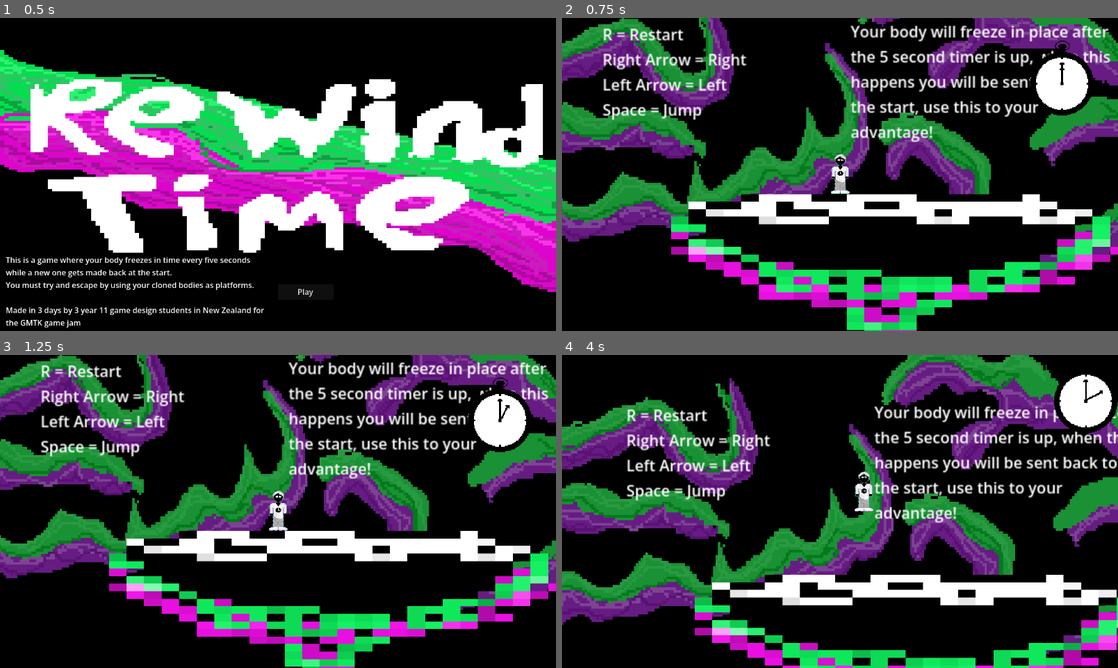
Above: before the commit, frames 1-4 (two rows, left to right).
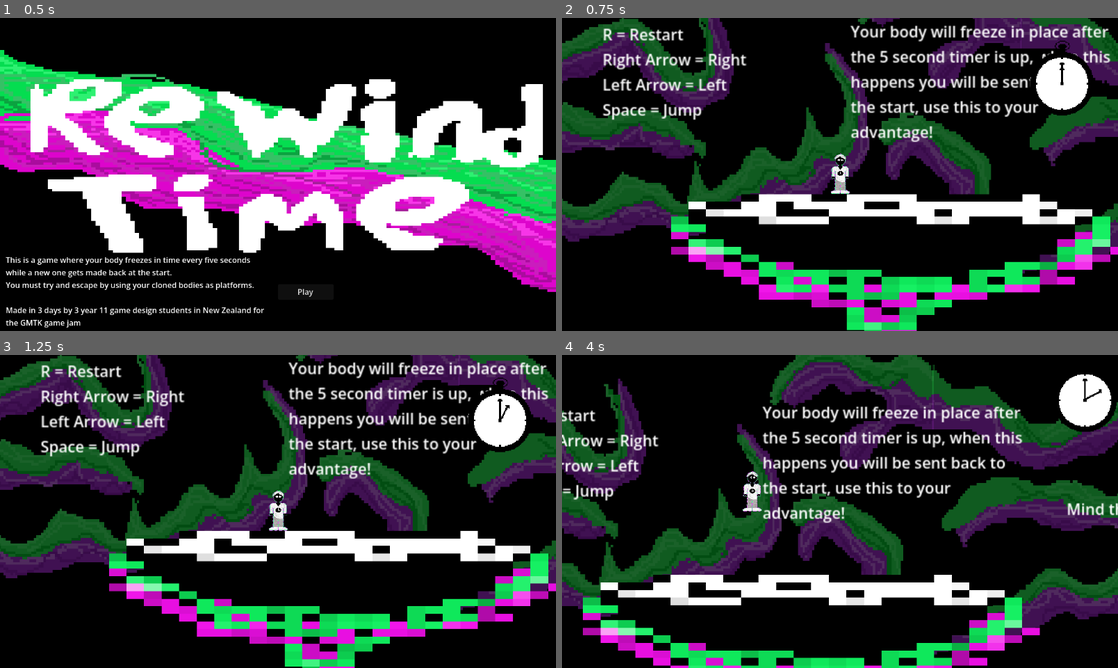
Above: after the commit, the same moments.

Repository: 24206BHS/rewind-time
Game: Godot game, scene res://Title screen.tscn
The game is run twice, just before and just after one commit, with the same random seed, the same clock (stepped at 60 frames per second) and the same inputs. The engine's default icon, where the game draws it, is replaced by a stand-in: a white triangle on a blue panel in a dark square.
Inputs:
- Up to frame 1 (0.5 s): no input
- Up to frame 2 (0.75 s): click "Play" at 0.5 s
- Up to frame 3 (1.25 s): no input
- Up to frame 4 (4 s): tap Enter (ui_accept) at 1.25, 1.52, 2.27, 3.77 s; hold Right (ui_right) 1.28-2.78 s; hold Left (ui_left) 2.78-3.53 s; hold Right (ui_right) from 3.53 s (still down)

Frame 1 is identical in both runs. In frame 2, 23% of the frame differs, in the area x 0-100%, y 0-82%; in frame 3, 23%; in frame 4, 62%, in the area x 0-100%, y 0-100%.

Commit message:
Finished

Diff:
--- a/Checkpoint.tscn
+++ b/Checkpoint.tscn
@@ -4,7 +4,7 @@
 [ext_resource type="Texture2D" uid="uid://box4tbgqm1lr2" path="res://Checkpoint.png" id="2_j5qqt"]
 
 [sub_resource type="RectangleShape2D" id="RectangleShape2D_0b4ue"]
-size = Vector2(98.65817, 139.0664)
+size = Vector2(50, 139.066)
 
 [node name="Area2D" type="Area2D" unique_id=1040965078]
 scale = Vector2(0.75, 0.75)
--- a/Scripts/level.gd
+++ b/Scripts/level.gd
@@ -14,11 +14,10 @@
 	child.position = CheckpointManager.active_checkpoint_position
 	add_child(child)
 	var cur = get_tree().get_nodes_in_group("Playing")[0]
-	var prevPos = cur.get_node("Camera").position
-	cur.get_node("Camera").reparent(child, false)
-	child.get_node("Camera").position = prevPos
+	var prevPos = cur.get_node("Camera").global_position
+	cur.get_node("Camera").reparent(child)
 	var tween = create_tween()
-	tween.tween_property(child.get_node("Camera"), "position", Vector2.ZERO, 0.2)
+	tween.tween_property(child.get_node("Camera"), "global_position", child.global_position, 0.5).from(prevPos)
 	cur.remove_from_group("Playing")
 	child.add_to_group("Playing")
 
@@ -29,3 +28,7 @@
 func _on_timer_timeout() -> void:
 	reset_player.emit()
 	$AudioStreamPlayer2.play()
+
+func _on_portal_body_entered(body: Node2D) -> void:
+	if body.is_in_group("Playing"):
+		get_tree().change_scene_to_file("res://Win.tscn")
--- a/Scripts/stop_watch.gd
+++ b/Scripts/stop_watch.gd
@@ -10,7 +10,6 @@
 	get_parent().get_node("Checkpoint2").reset_stopwatch.connect(on_reset_timer)
 	get_parent().get_node("Checkpoint3").reset_stopwatch.connect(on_reset_timer)
 	get_parent().get_node("Checkpoint4").reset_stopwatch.connect(on_reset_timer)
-	get_parent().get_node("Checkpoint5").reset_stopwatch.connect(on_reset_timer)
 
 	# Wait 1 frame so the Player node can finish loading into the group
 	await get_tree().process_frame
--- /dev/null
+++ b/Win.tscn
@@ -0,0 +1,79 @@
+[gd_scene format=3 uid="uid://cbv8uhmq3ee82"]
+
+[ext_resource type="Texture2D" uid="uid://cmtkhudas3yqd" path="res://Resources/Background (1).png" id="1_8sw8u"]
+[ext_resource type="Script" uid="uid://e2efw607nuue" path="res://win.gd" id="1_co8qc"]
+
+[node name="Win" type="Node2D" unique_id=418212859]
+script = ExtResource("1_co8qc")
+
+[node name="Background(1)2" type="Sprite2D" parent="." unique_id=1994216831]
+modulate = Color(0.627451, 0.627451, 0.627451, 0.6313726)
+texture_filter = 1
+scale = Vector2(4.5, 4.5)
+texture = ExtResource("1_8sw8u")
+centered = false
+offset = Vector2(0, 8)
+
+[node name="Control" type="Control" parent="." unique_id=2050245073]
+layout_mode = 3
+anchors_preset = 15
+anchor_right = 1.0
+anchor_bottom = 1.0
+offset_right = 1152.0
+offset_bottom = 648.0
+grow_horizontal = 2
+grow_vertical = 2
+
+[node name="Label" type="Label" parent="Control" unique_id=1426695796]
+layout_mode = 1
+anchors_preset = -1
+anchor_left = 0.5
+anchor_top = 0.4
+anchor_right = 0.5
+anchor_bottom = 0.4
+grow_horizontal = 2
+grow_vertical = 2
+theme_override_colors/font_outline_color = Color(0, 0, 0, 1)
+theme_override_constants/outline_size = 16
+theme_override_font_sizes/font_size = 96
+text = "You win!"
+horizontal_alignment = 1
+vertical_alignment = 1
+
+[node name="Label2" type="Label" parent="Control" unique_id=2086586184]
+layout_mode = 1
+anchors_preset = -1
+anchor_left = 0.5
+anchor_top = 0.6
+anchor_right = 0.5
+anchor_bottom = 0.6
+offset_left = -196.5
+offset_top = -66.0
+offset_right = 196.5
+offset_bottom = 66.0
+grow_horizontal = 2
+grow_vertical = 2
+theme_override_colors/font_outline_color = Color(0, 0, 0, 1)
+theme_override_constants/outline_size = 8
+theme_override_font_sizes/font_size = 32
+text = "Thank you for playing our game jam game"
+horizontal_alignment = 1
+vertical_alignment = 1
+autowrap_mode = 3
+
+[node name="Button" type="Button" parent="Control" unique_id=1468336231]
+layout_mode = 1
+anchors_preset = -1
+anchor_left = 0.5
+anchor_top = 0.75
+anchor_right = 0.5
+anchor_bottom = 0.75
+offset_left = -87.0
+offset_top = -15.5
+offset_right = 87.0
+offset_bottom = 15.5
+grow_horizontal = 2
+grow_vertical = 2
+text = "Return to main menu"
+
+[connection signal="pressed" from="Control/Button" to="." method="_on_button_pressed"]
--- a/level.tscn
+++ b/level.tscn
@@ -8,6 +8,7 @@
 [ext_resource type="PackedScene" uid="uid://bwyx5h2mw503d" path="res://Die.tscn" id="6_1ainy"]
 [ext_resource type="PackedScene" uid="uid://834sogx45dmq" path="res://Checkpoint.tscn" id="6_n6hdu"]
 [ext_resource type="AudioStream" uid="uid://bt1q2bae81x0l" path="res://Music/5121699674193920 (1).wav" id="7_n6hdu"]
+[ext_resource type="Texture2D" uid="uid://che5x2ujttmxv" path="res://Resources/icon.svg" id="9_8cye3"]
 [ext_resource type="AudioStream" uid="uid://ckojui4c0wcc7" path="res://Music/random.wav" id="9_i2t4f"]
 
 [sub_resource type="RectangleShape2D" id="RectangleShape2D_2nom4"]
@@ -28,67 +29,70 @@
 [sub_resource type="RectangleShape2D" id="RectangleShape2D_8cye3"]
 size = Vector2(158, 18.5)
 
+[sub_resource type="RectangleShape2D" id="RectangleShape2D_2orkt"]
+size = Vector2(40, 80)
+
 [node name="Level" type="Node2D" unique_id=766602432]
 script = ExtResource("1_oi3di")
 
 [node name="Background(1)2" type="Sprite2D" parent="." unique_id=1455307859]
-modulate = Color(0.6288588, 0.62885886, 0.6288588, 1)
+modulate = Color(0.627451, 0.627451, 0.627451, 0.6313726)
 texture_filter = 1
 position = Vector2(746.99994, 416.00003)
 scale = Vector2(2.4233098, 2.7734377)
 texture = ExtResource("2_km5ld")
 
 [node name="Background(1)3" type="Sprite2D" parent="." unique_id=1948545383]
-modulate = Color(0.6288588, 0.62885886, 0.6288588, 1)
+modulate = Color(0.627451, 0.627451, 0.627451, 0.6313726)
 texture_filter = 1
 position = Vector2(127.999985, 419)
 scale = Vector2(2.4233098, 2.7734377)
 texture = ExtResource("2_km5ld")
 
 [node name="Background(1)4" type="Sprite2D" parent="." unique_id=1457924710]
-modulate = Color(0.6288588, 0.62885886, 0.6288588, 1)
+modulate = Color(0.627451, 0.627451, 0.627451, 0.6313726)
 texture_filter = 1
 position = Vector2(1366, 416)
 scale = Vector2(2.4233098, 2.7734377)
 texture = ExtResource("2_km5ld")
 
 [node name="Background(1)5" type="Sprite2D" parent="." unique_id=607080723]
-modulate = Color(0.6288588, 0.62885886, 0.6288588, 1)
+modulate = Color(0.627451, 0.627451, 0.627451, 0.6313726)
 texture_filter = 1
 position = Vector2(1978.0001, 413.00003)
 scale = Vector2(2.4233098, 2.7734377)
 texture = ExtResource("2_km5ld")
 
 [node name="Background(1)6" type="Sprite2D" parent="." unique_id=1979372451]
-modulate = Color(0.6288588, 0.62885886, 0.6288588, 1)
+modulate = Color(0.627451, 0.627451, 0.627451, 0.6313726)
 texture_filter = 1
 position = Vector2(2597.9998, 409)
 scale = Vector2(2.4233098, 2.7734377)
 texture = ExtResource("2_km5ld")
 
 [node name="Background(1)7" type="Sprite2D" parent="." unique_id=2118880399]
-modulate = Color(0.6288588, 0.62885886, 0.6288588, 1)
+modulate = Color(0.627451, 0.627451, 0.627451, 0.6313726)
 texture_filter = 1
 position = Vector2(3217, 409)
 scale = Vector2(2.4233098, 2.7734377)
 texture = ExtResource("2_km5ld")
 
 [node name="Background(1)8" type="Sprite2D" parent="." unique_id=552670389]
-modulate = Color(0.6288588, 0.62885886, 0.6288588, 1)
+modulate = Color(0.627451, 0.627451, 0.627451, 0.6313726)
 texture_filter = 1
 position = Vector2(3835.9998, 405.00003)
 scale = Vector2(2.4233098, 2.7734377)
 texture = ExtResource("2_km5ld")
 
 [node name="Background(1)9" type="Sprite2D" parent="." unique_id=1908987570]
-modulate = Color(0.6288588, 0.62885886, 0.6288588, 1)
+modulate = Color(0.627451, 0.627451, 0.627451, 0.6313726)
 texture_filter = 1
 position = Vector2(4456.9995, 403.00003)
 scale = Vector2(2.4233098, 2.7734377)
 texture = ExtResource("2_km5ld")
 
 [node name="Background(1)10" type="Sprite2D" parent="." unique_id=810918593]
-modulate = Color(0.6288588, 0.62885886, 0.6288588, 1)
+modulate = Color(0.627451, 0.627451, 0.627451, 0.6313726)
 texture_filter = 1
 position = Vector2(5068, 403.00003)
 scale = Vector2(2.4233098, 2.7734377)
@@ -333,8 +337,15 @@
 scale = Vector2(7.28125, 7.8125)
 shape = SubResource("RectangleShape2D_2nom4")
 
-[node name="Checkpoint5" parent="." unique_id=1261727370 instance=ExtResource("6_n6hdu")]
-position = Vector2(3800, 365)
+[node name="Portal" type="Area2D" parent="." unique_id=509165297]
+position = Vector2(3800, 360)
+
+[node name="CollisionShape2D" type="CollisionShape2D" parent="Portal" unique_id=612425276]
+shape = SubResource("RectangleShape2D_2orkt")
+
+[node name="Icon" type="Sprite2D" parent="Portal" unique_id=1449290405]
+scale = Vector2(0.3, 0.6)
+texture = ExtResource("9_8cye3")
 
 [node name="Arrow2" type="ColorRect" parent="." unique_id=1172722402]
 offset_left = 3350.0
@@ -364,3 +375,4 @@
 
 [connection signal="timeout" from="Timer" to="." method="_on_timer_timeout"]
 [connection signal="body_entered" from="Area2D" to="." method="_on_area_2d_body_entered"]
+[connection signal="body_entered" from="Portal" to="." method="_on_portal_body_entered"]
--- /dev/null
+++ b/win.gd
@@ -0,0 +1,4 @@
+extends Node2D
+
+func _on_button_pressed() -> void:
+	get_tree().change_scene_to_file("res://Title screen.tscn")
Not shown, added: win.gd.uid
